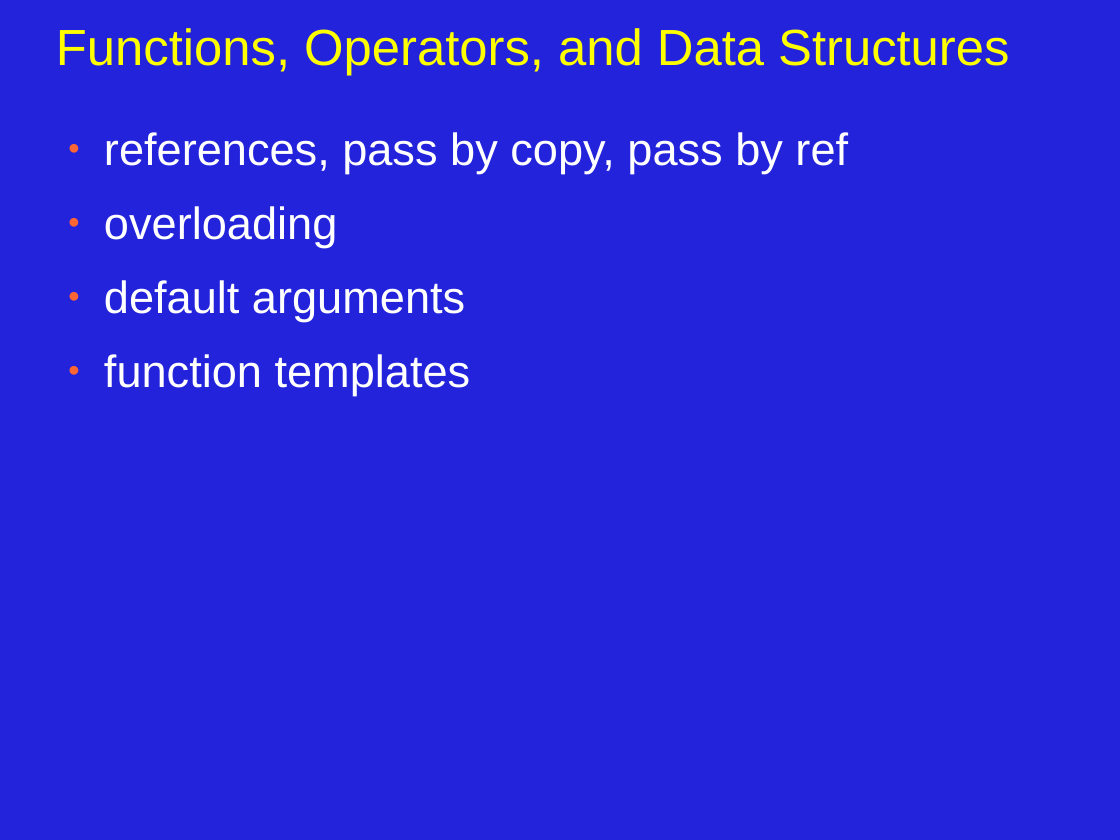
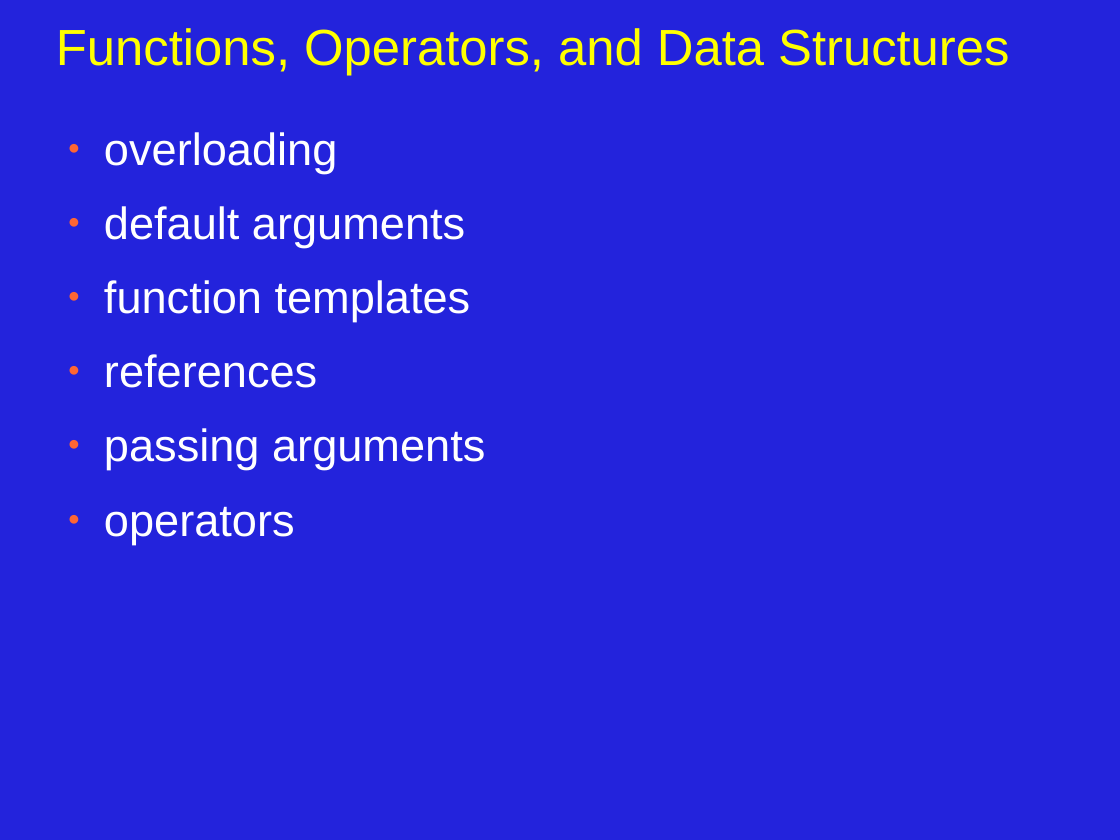
Before and after one commit to JonJagger/two-day-courses, a slide deck: slide 1 of cppf/03_Functions_Operators_and_Data_Structures.odp. Drawn at 1120x840 pixels with LibreOffice and Linux fonts; fonts in the diff are those of the drawing. Boxes give left, top, right and bottom in pixels: in the first picture for what was removed or moved away, otherwise in the second. Text is boxed around its words. In the diff, an @@ line names an element or a change of style, - is before the commit and + after.

```diff
--- a/cppf/03_Functions_Operators_and_Data_Structures.odp
+++ b/cppf/03_Functions_Operators_and_Data_Structures.odp
@@ text at (x1=104, y1=132, x2=848, y2=173): paragraph removed @@
-● references, pass by copy, pass by ref
@@ text at (x1=104, y1=354, x2=485, y2=544): paragraphs added @@
+● references
+● passing arguments
+● operators
```
Also in this commit, not shown: 3 other slides changed, 6 slides added, 3 slides removed, 1 other file.
